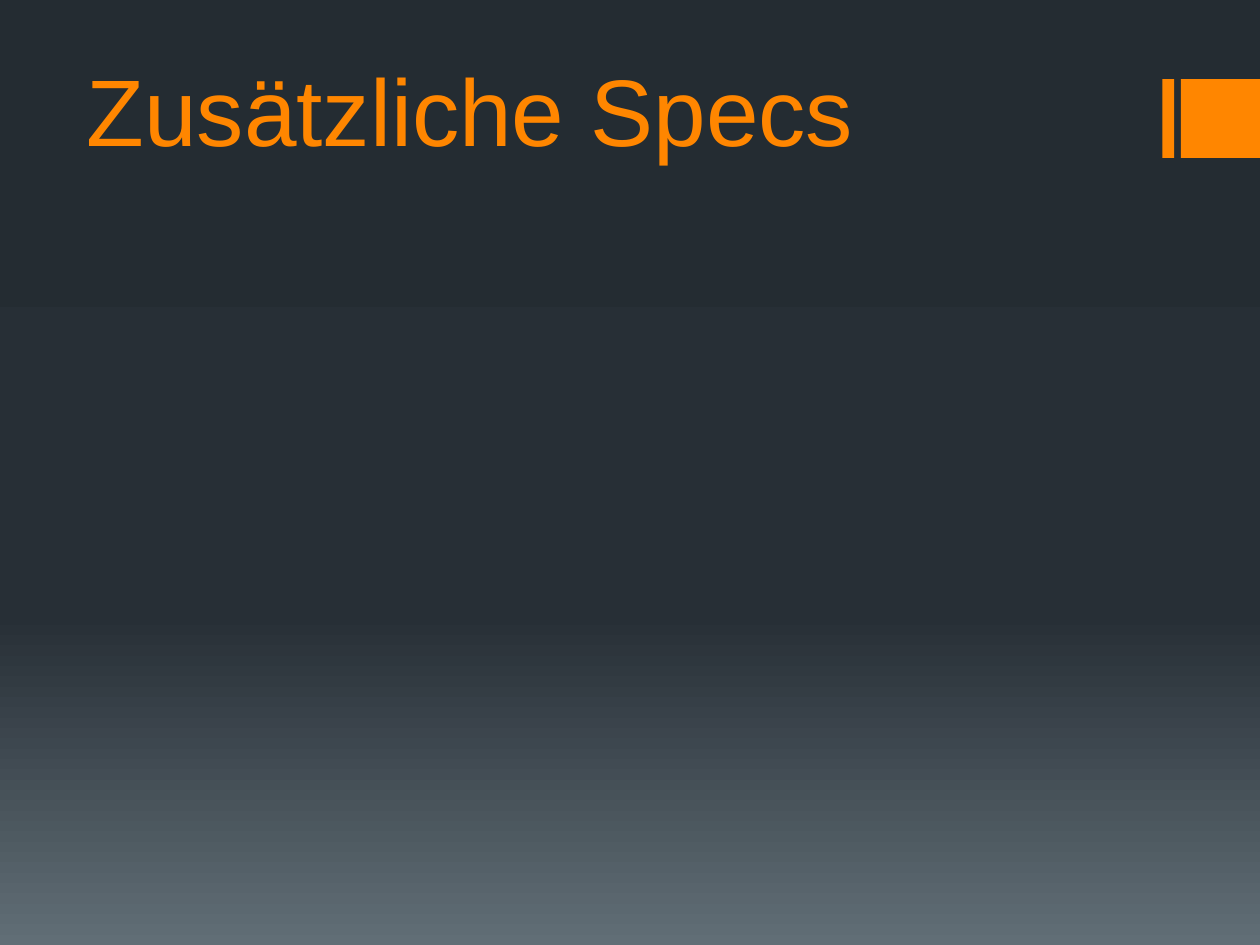
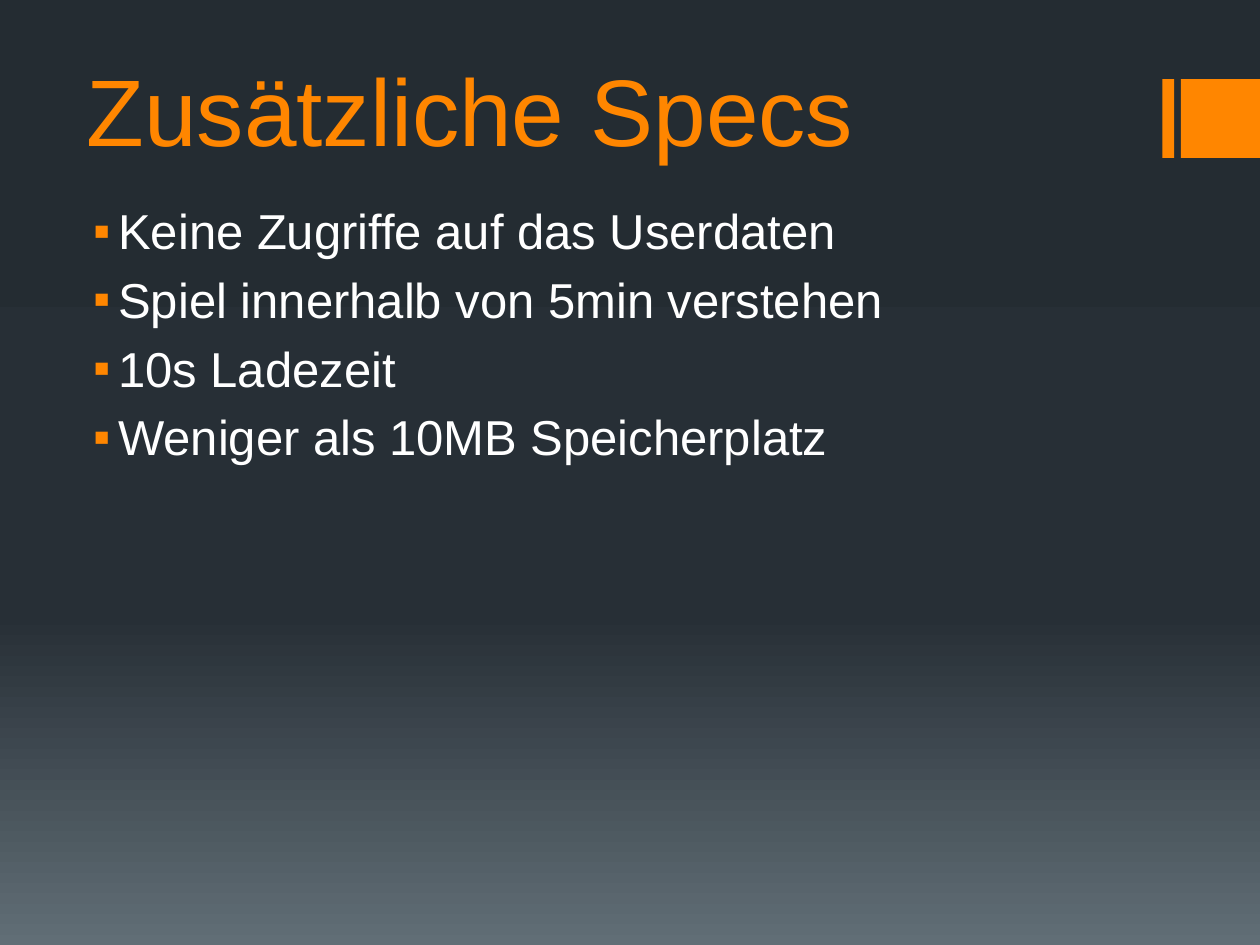
Before and after one commit to docker-apps/Docker, a slide deck: slide 13 of Documents/Analyse/Analyse_Präsentation_v1.pptx. Drawn at 1260x945 pixels with LibreOffice and Linux fonts; fonts in the diff are those of the drawing. Boxes give left, top, right and bottom in pixels: in the first picture for what was removed or moved away, otherwise in the second. Text is boxed around its words. In the diff, an @@ line names an element or a change of style, - is before the commit and + after.

Commit message:
präsentation finish

```diff
--- a/Documents/Analyse/Analyse_Präsentation_v1.pptx
+++ b/Documents/Analyse/Analyse_Präsentation_v1.pptx
@@ text added at (118,213,883,465), 28 pt, text #FFFFFF @@
+▪ Keine Zugriffe auf das Userdaten
+▪ Spiel innerhalb von 5min verstehen
+▪ 10s Ladezeit
+▪ Weniger als 10MB Speicherplatz
```
Also in this commit, not shown: 1 other slide changed, 2 slides added, 1 slide removed.
